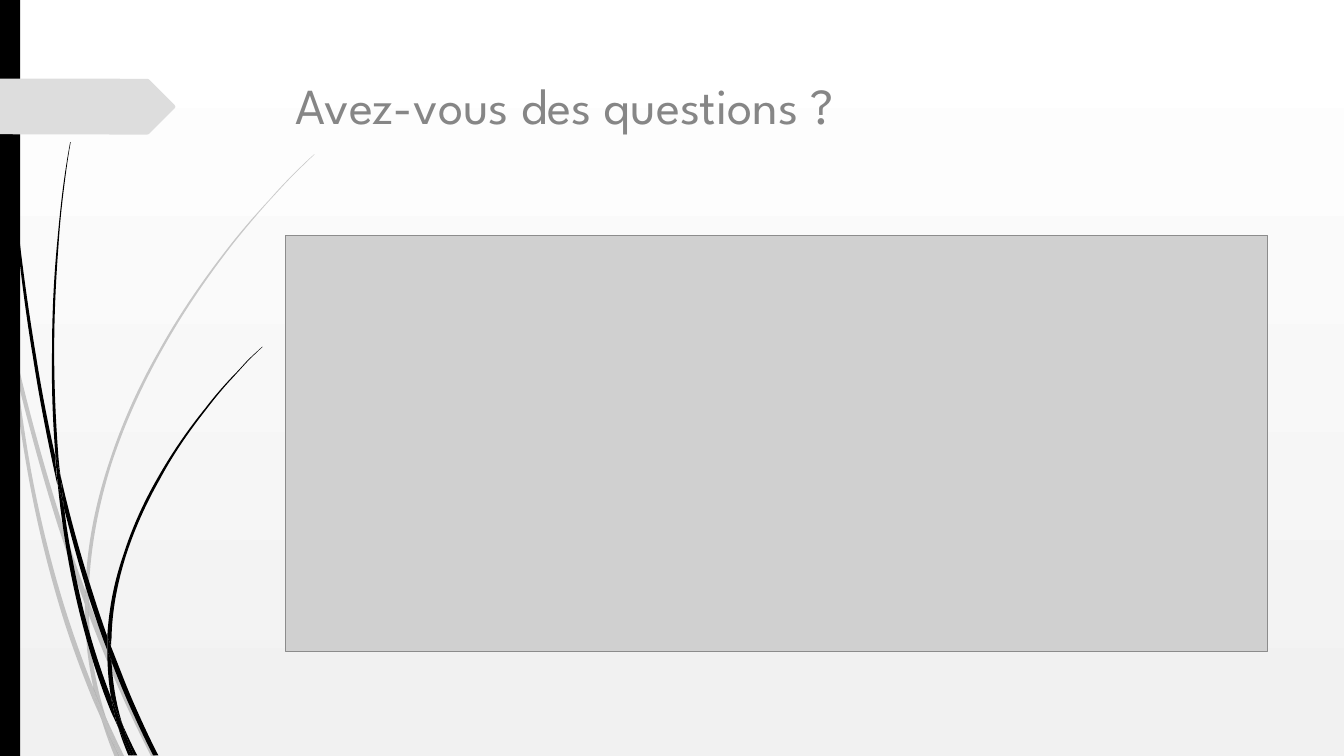
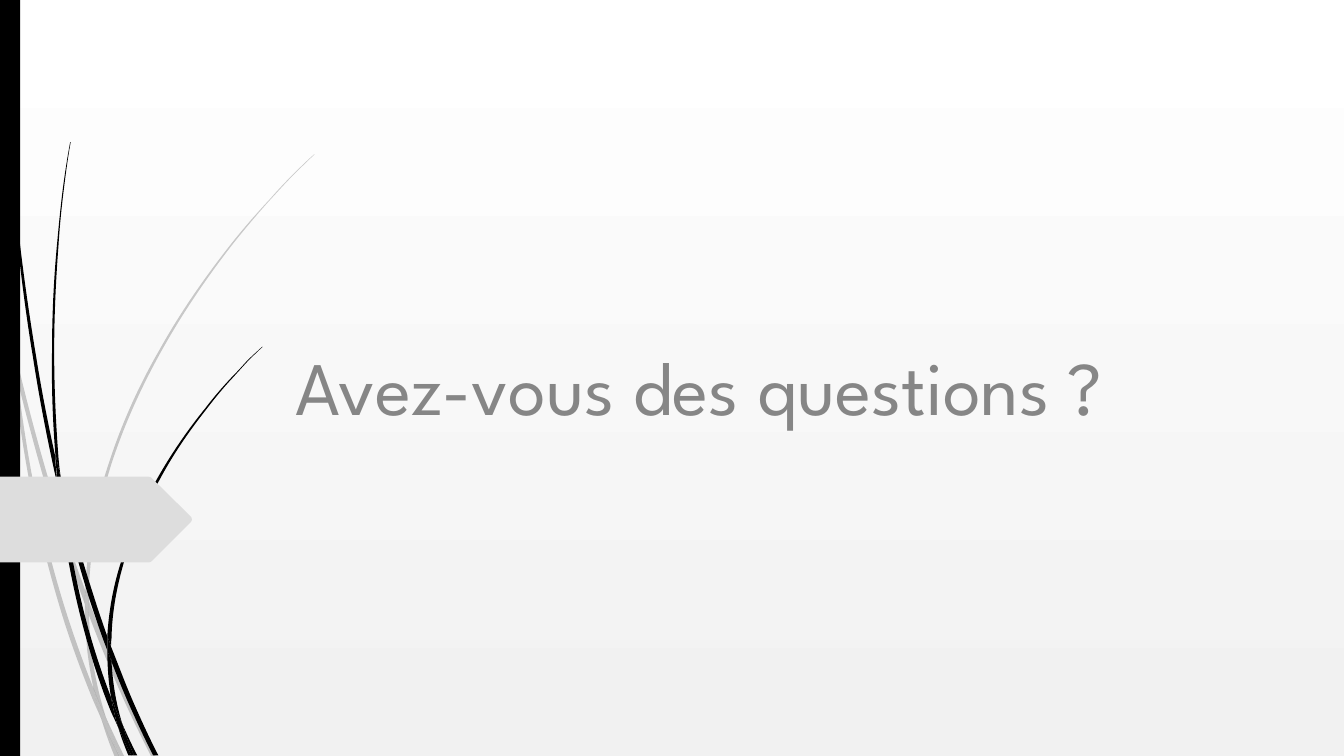
Before and after one commit to Oleome/Portfolio-architecte-sophie-bluel, a slide deck: slide 8 of Projet 3.ppt. Drawn at 1344x756 pixels with LibreOffice and Linux fonts; fonts in the diff are those of the drawing; grey boxes stand for pictures. Boxes give left, top, right and bottom in pixels: in the first picture for what was removed or moved away, otherwise in the second. Text is boxed around its words. In the diff, an @@ line names an element or a change of style, - is before the commit and + after.

```diff
--- a/Projet 3.ppt
+++ b/Projet 3.ppt
@@ picture removed at (285, 235, 1267, 651) @@
@@ title "Avez-vous des questions ?": place and size @@
-title "Avez-vous des questions ?" at (296, 89, 799, 135)
+title "Avez-vous des questions ?" at (295, 363, 1049, 431)
@@ title "Avez-vous des questions ?" at (295, 363, 1049, 431): size 36 to 54 pt; vertical alignment top to bottom @@
@@ freeform shape: place and size @@
-freeform shape at (0, 79, 175, 135)
+freeform shape at (0, 477, 192, 562)
```
Also in this commit, not shown: 7 other slides changed.
